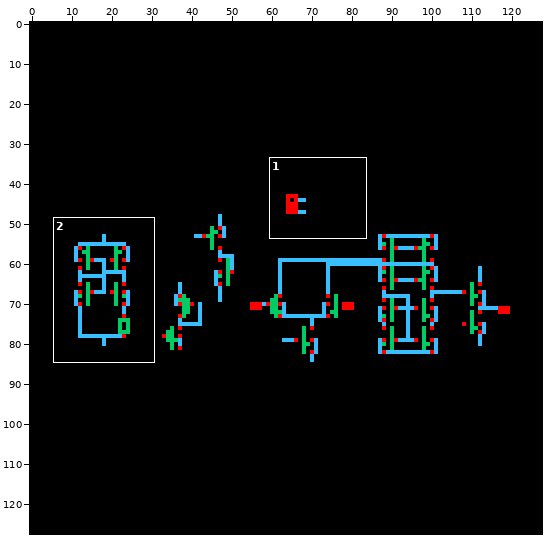
Edited in one commit: sprite sheet (ldo/DERR/schematic/thumbnail_128x128.png). The picture above shows the old version from afar; the outline marks the close-up.
Close-up. As it was:
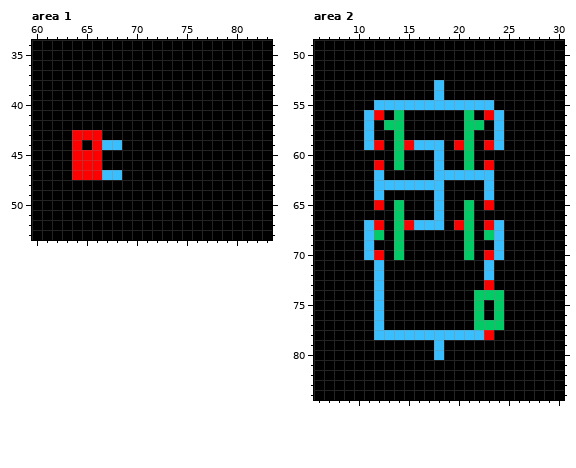
The file is 128x128 pixels. Shown: area 1: x 60..83, y 34..53; area 2: x 6..30, y 49..84. The commit also changed other parts of the picture, which this record leaves out.
Now the later version:
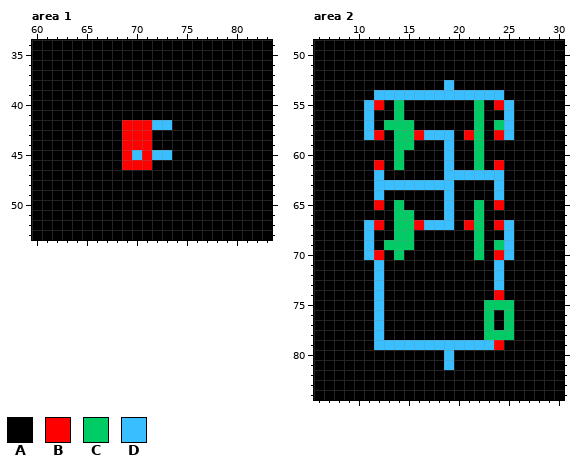
Palette (. is transparent): A #000000  B #ff0000  C #00cc66  D #39bfff
Changes in this commit:
--- area 1
@@ x 62..75 @@
 41 AAAAAAAAAAAAAA
-42 AAAAAAAAAAAAAA
-43 AABBBAAAAAAAAA
-44 AABABDDAAAAAAA
-45 AABBBAAAAAAAAA
-46 AABBBAAAAAAAAA
-47 AABBBDDAAAAAAA
+42 AAAAAAABBBDDAA
+43 AAAAAAABBBAAAA
+44 AAAAAAABBBAAAA
+45 AAAAAAABDBDDAA
+46 AAAAAAABBBAAAA
+47 AAAAAAAAAAAAAA
 48 AAAAAAAAAAAAAA
--- area 2
@@ x 6..30 @@
 52 AAAAAAAAAAAAAAAAAAAAAAAAA
-53 AAAAAAAAAAAADAAAAAAAAAAAA
-54 AAAAAAAAAAAADAAAAAAAAAAAA
-55 AAAAAADDDDDDDDDDDDAAAAAAA
-56 AAAAADBACAAAAAACABDAAAAAA
-57 AAAAADACCAAAAAACCADAAAAAA
-58 AAAAADAACAAAAAACAADAAAAAA
-59 AAAAADBACBDDDABCABDAAAAAA
-60 AAAAAAAACAAADAACAAAAAAAAA
-61 AAAAAABACAAADAACABAAAAAAA
-62 AAAAAADAAAAADDDDDDAAAAAAA
-63 AAAAAADDDDDDDAAAADAAAAAAA
-64 AAAAAADAAAAADAAAADAAAAAAA
-65 AAAAAABACAAADAACABAAAAAAA
-66 AAAAAAAACAAADAACAAAAAAAAA
-67 AAAAADBACBDDDABCABDAAAAAA
-68 AAAAADCACAAAAAACACDAAAAAA
-69 AAAAADAACAAAAAACAADAAAAAA
-70 AAAAADBACAAAAAACABDAAAAAA
-71 AAAAAADAAAAAAAAAADAAAAAAA
-72 AAAAAADAAAAAAAAAADAAAAAAA
-73 AAAAAADAAAAAAAAAABAAAAAAA
-74 AAAAAADAAAAAAAAACCCAAAAAA
-75 AAAAAADAAAAAAAAACACAAAAAA
-76 AAAAAADAAAAAAAAACACAAAAAA
-77 AAAAAADAAAAAAAAACCCAAAAAA
-78 AAAAAADDDDDDDDDDDBAAAAAAA
-79 AAAAAAAAAAAADAAAAAAAAAAAA
-80 AAAAAAAAAAAADAAAAAAAAAAAA
-81 AAAAAAAAAAAAAAAAAAAAAAAAA
+53 AAAAAAAAAAAAADAAAAAAAAAAA
+54 AAAAAADDDDDDDDDDDDDAAAAAA
+55 AAAAADBACAAAAAAACABDAAAAA
+56 AAAAADAACAAAAAAACAADAAAAA
+57 AAAAADACCCAAAAAACACDAAAAA
+58 AAAAADBACCBDDDABCABDAAAAA
+59 AAAAAAAACCAAADAACAAAAAAAA
+60 AAAAAAAACAAAADAACAAAAAAAA
+61 AAAAAABACAAAADAACABAAAAAA
+62 AAAAAADAAAAAADDDDDDAAAAAA
+63 AAAAAADDDDDDDDAAAADAAAAAA
+64 AAAAAADAAAAAADAAAADAAAAAA
+65 AAAAAABACAAAADAACABAAAAAA
+66 AAAAAAAACCAAADAACAAAAAAAA
+67 AAAAADBACCBDDDABCABDAAAAA
+68 AAAAADAACCAAAAAACAADAAAAA
+69 AAAAADACCCAAAAAACACDAAAAA
+70 AAAAADBACAAAAAAACABDAAAAA
+71 AAAAAADAAAAAAAAAAADAAAAAA
+72 AAAAAADAAAAAAAAAAADAAAAAA
+73 AAAAAADAAAAAAAAAAADAAAAAA
+74 AAAAAADAAAAAAAAAAABAAAAAA
+75 AAAAAADAAAAAAAAAACCCAAAAA
+76 AAAAAADAAAAAAAAAACACAAAAA
+77 AAAAAADAAAAAAAAAACACAAAAA
+78 AAAAAADAAAAAAAAAACCCAAAAA
+79 AAAAAADDDDDDDDDDDDBAAAAAA
+80 AAAAAAAAAAAAADAAAAAAAAAAA
+81 AAAAAAAAAAAAADAAAAAAAAAAA
 82 AAAAAAAAAAAAAAAAAAAAAAAAA
Where, in picture pixels (left, top, right, bottom), the same in both close-ups:
changed: (72, 120, 172, 180)
changed: (364, 80, 514, 370)
